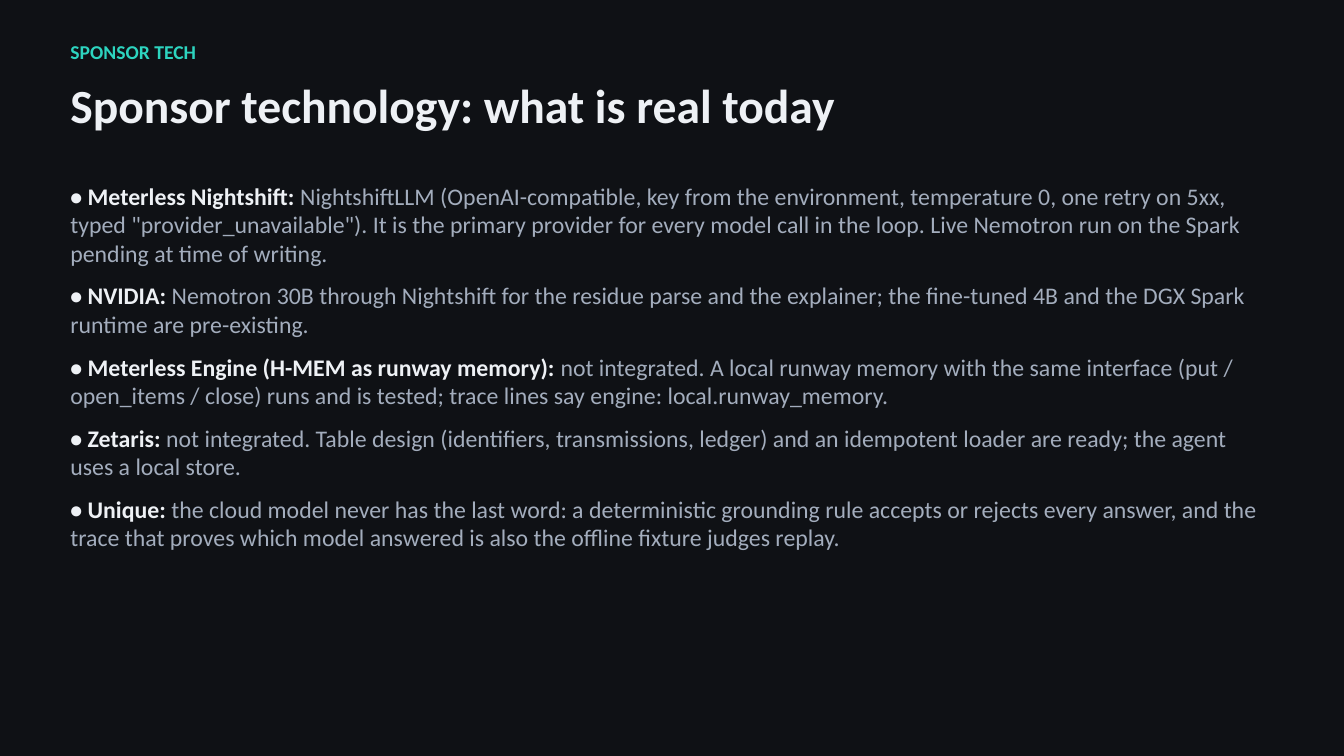
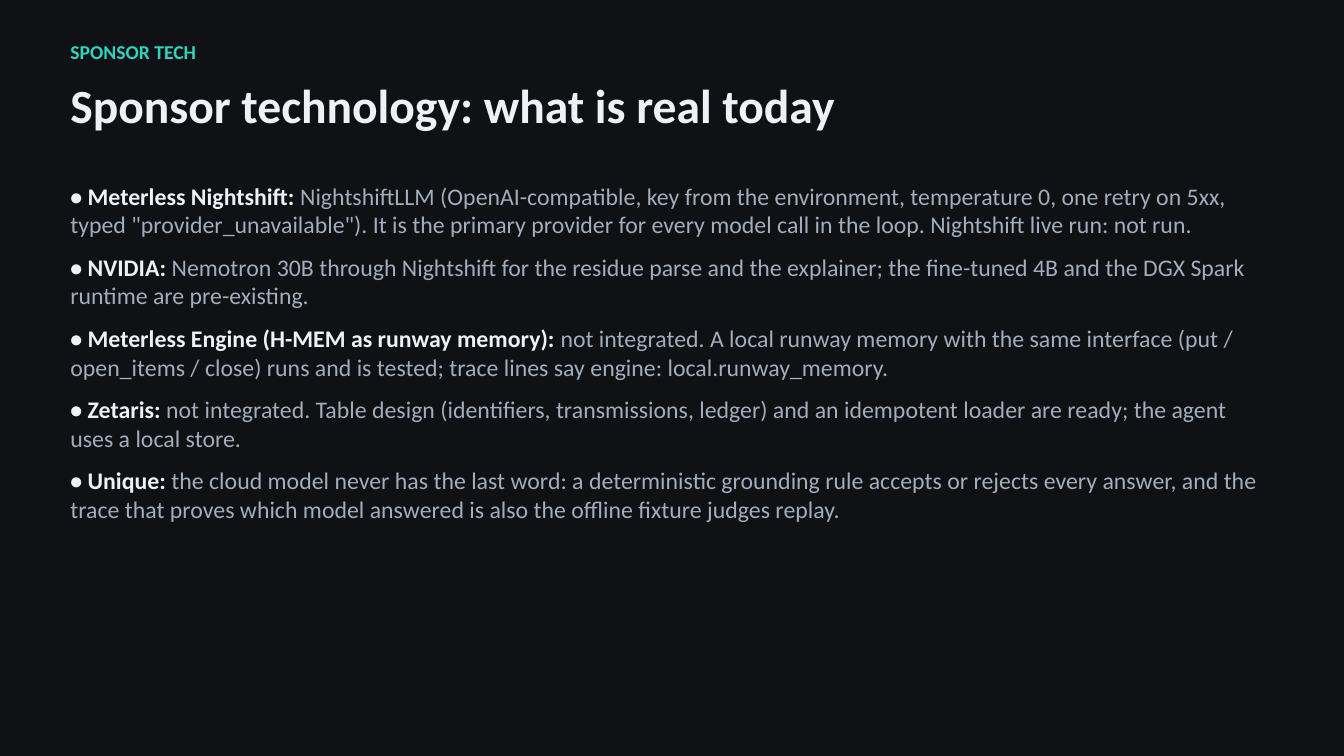
Before and after one commit to francolinx/gmaps, a slide deck: slide 9 of docs/deck/GMAPS_Open_Agent_2026.pptx. Drawn at 1344x756 pixels with LibreOffice and Linux fonts; fonts in the diff are those of the drawing. Boxes give left, top, right and bottom in pixels: in the first picture for what was removed or moved away, otherwise in the second. Text is boxed around its words. In the diff, an @@ line names an element or a change of style, - is before the commit and + after.

```diff
--- a/docs/deck/GMAPS_Open_Agent_2026.pptx
+++ b/docs/deck/GMAPS_Open_Agent_2026.pptx
@@ text at (70, 188, 1226, 237): text changed @@
-• Meterless Nightshift: NightshiftLLM (OpenAI-compatible, key from the environment, temperature 0, one retry on 5xx, typed "provider_unavailable"). It is the primary provider for every model call in the loop. Live Nemotron run on the Spark pending at time of writing.
+• Meterless Nightshift: NightshiftLLM (OpenAI-compatible, key from the environment, temperature 0, one retry on 5xx, typed "provider_unavailable"). It is the primary provider for every model call in the loop. Nightshift live run: not run.
```
Also in this commit, not shown: 1 other slide changed, 7 other files.
